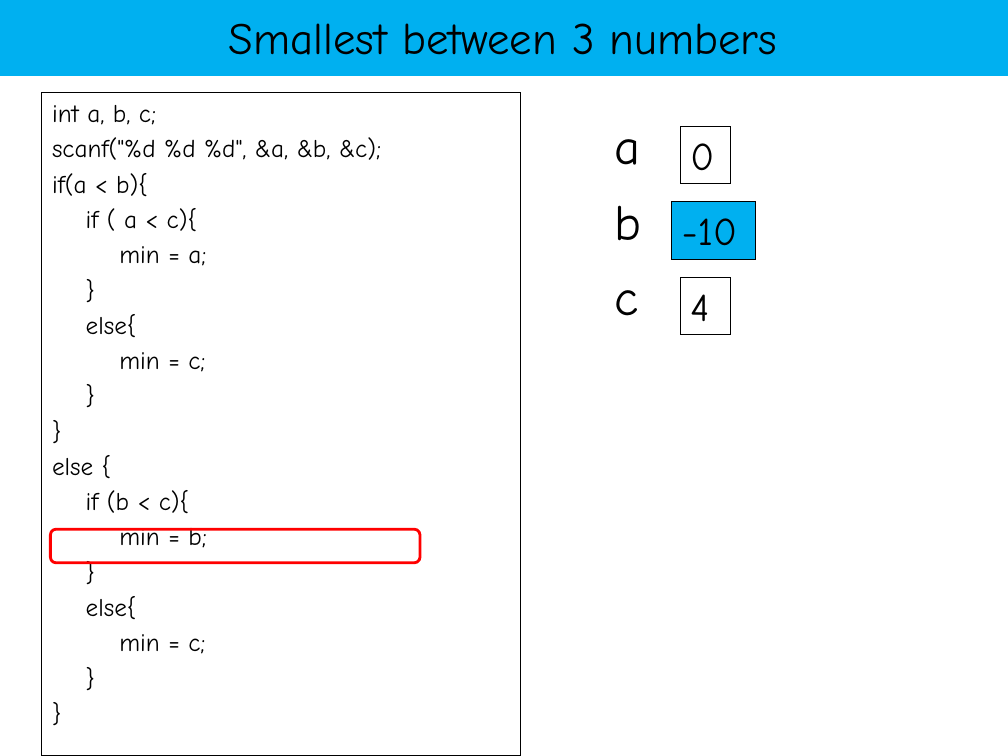
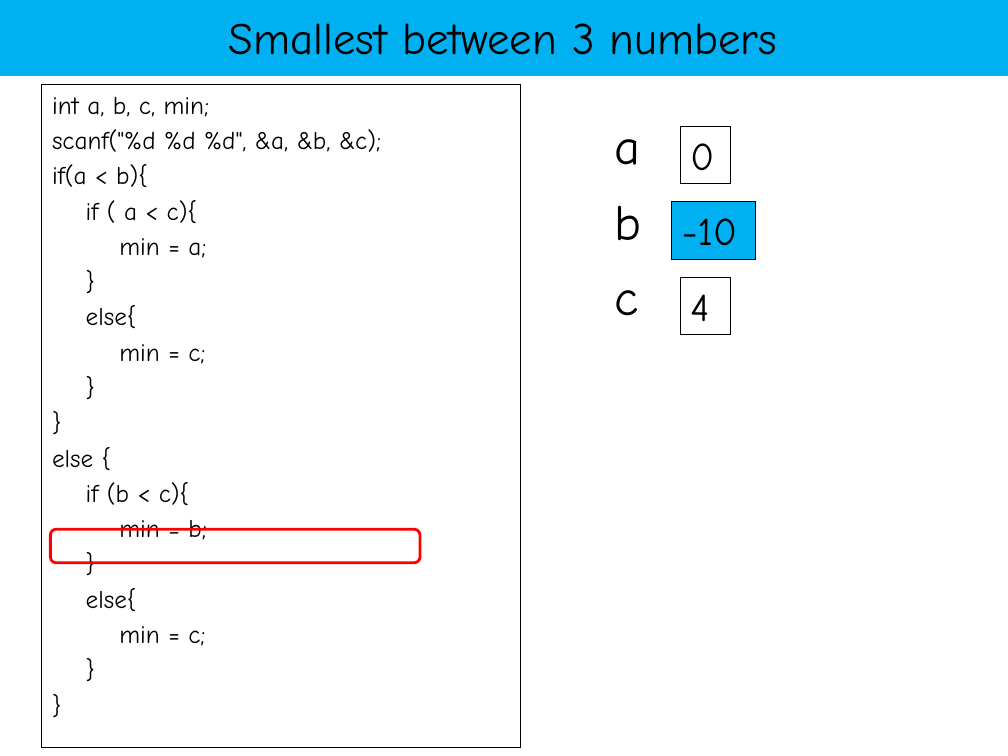
Before and after one commit to YeasirRayhanPrince/yeasirrayhanprince.github.io, a slide deck: slide 58 of cse103/slides/conditions.pptx. Drawn at 1008x756 pixels with LibreOffice and Linux fonts; fonts in the diff are those of the drawing. Boxes give left, top, right and bottom in pixels: in the first picture for what was removed or moved away, otherwise in the second. Text is boxed around its words. In the diff, an @@ line names an element or a change of style, - is before the commit and + after.

```diff
--- a/cse103/slides/conditions.pptx
+++ b/cse103/slides/conditions.pptx
@@ text "int a, b, c, min;": place and size @@
-text "int a, b, c, min;" at <box>42,93,521,756</box>
+text "int a, b, c, min;" at <box>42,84,521,747</box>
@@ text at <box>52,97,210,117</box>: text changed @@
-int a, b, c;
+int a, b, c, min;
```
Also in this commit, not shown: 11 other slides changed, 5 other files.
